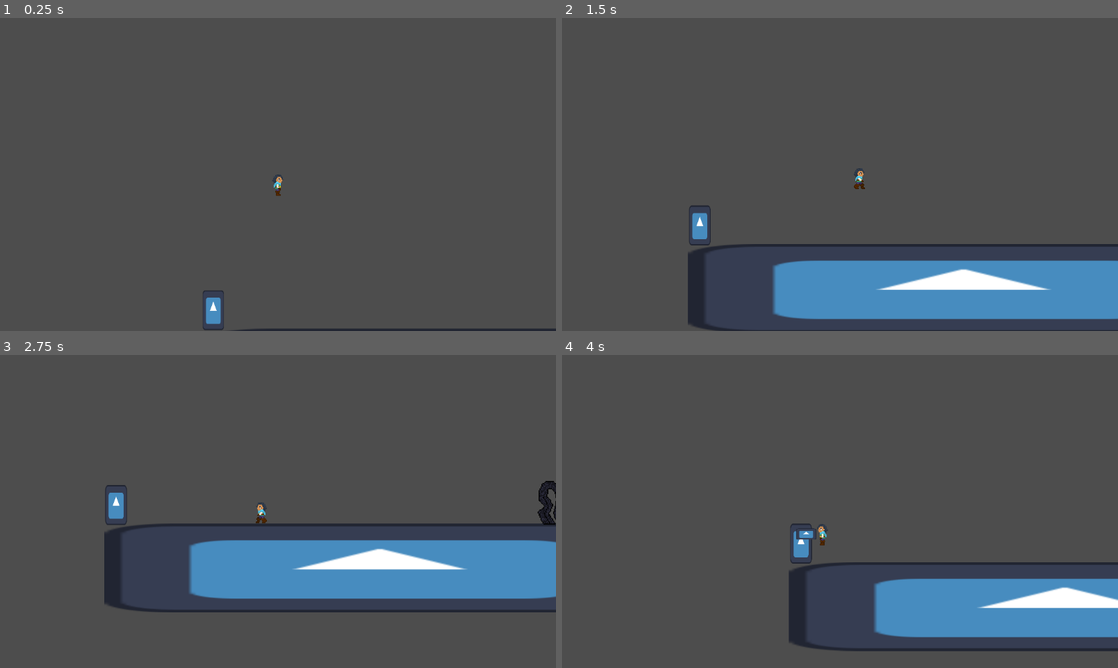
Above: before the commit, frames 1-4 (two rows, left to right).
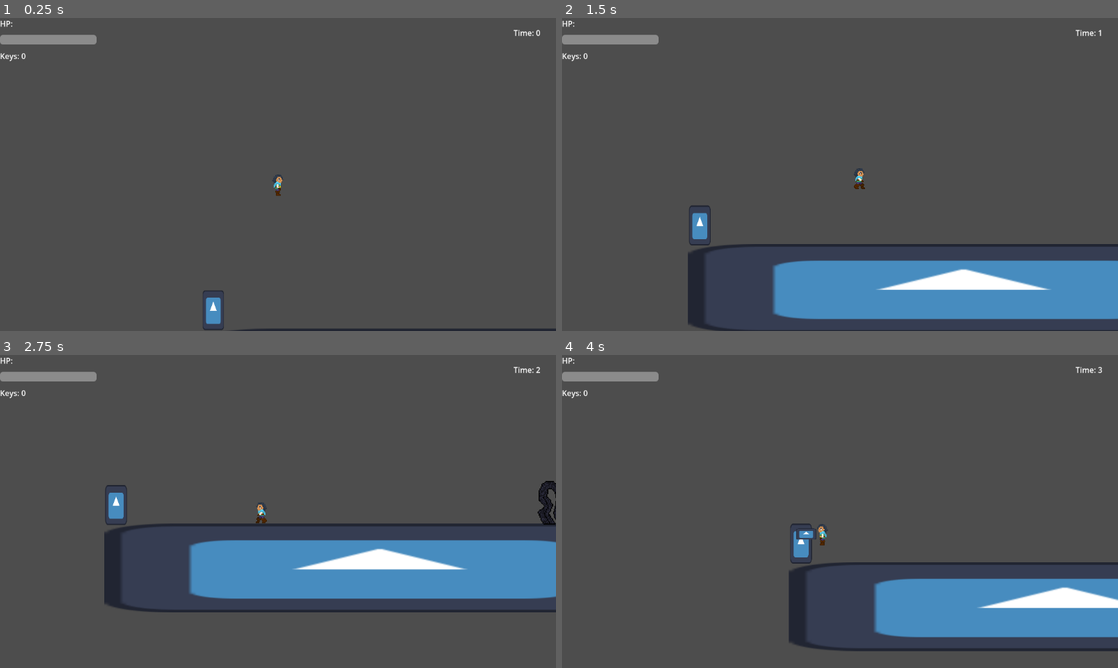
Above: after the commit, the same moments.

Repository: skullmbones/Comp-Graphics
Game: Godot game, scene res://testmain.tscn
Two runs of this game, one before a commit and one after it. Both use one fixed random seed, a clock stepped at 60 frames per second and the inputs below. The engine's default icon, where the game draws it, is replaced by a stand-in: a white triangle on a blue panel in a dark square.
Inputs (mouse positions are in pixels of both pictures, inside the frame that each line leads up to):
- Up to frame 1 (0.25 s): no input
- Up to frame 2 (1.5 s): move the mouse to (812, 237) at 0.52 s; hold D (move_right) from 0.53 s (still down); click (812, 237) at 0.6 s; tap Space (move_jump) at 0.77 s; move the mouse to (1006, 221) at 1.27 s; tap Shift (Sprint) at 1.35 s
- Up to frame 3 (2.75 s): tap Space (move_jump) at 1.52 s; move the mouse to (111, 464) at 2.02 s; release D (move_right) at 2.03 s; hold A (move_left) from 2.03 s (still down); click (111, 464) at 2.1 s
- Up to frame 4 (4 s): keep holding A (move_left); move the mouse to (867, 511) at 2.77 s; tap Shift (Sprint) at 2.85 s; tap Space (move_jump) at 3.02, 3.77 s; move the mouse to (756, 433) at 3.52 s; click (756, 433) at 3.6 s

The runs differ from the first frame. In frame 1, 0.7% of the frame differs, in the area x 0-98%, y 0-14%; in frame 2, 0.6%; in frame 3, 0.7%; in frame 4, 0.7%.

Commit message:
adds basic hud

Diff:
--- a/goal.gd
+++ b/goal.gd
@@ -1,13 +1,9 @@
 extends Area2D
-var collected = false
 
 func _on_body_entered(body: Node2D) -> void:
-	if body.is_in_group("player") and collected:
-		win()
-
+	if body.is_in_group("player"):
+		var hud = get_tree().get_first_node_in_group("hud")
+		if hud and hud.use_key(1):
+			win()
 func win() -> void:
 	$"../GameOver".win()
-
-func _on_objective_body_entered(body: Node2D) -> void:
-	if body.is_in_group("player"):
-		collected = true
--- /dev/null
+++ b/hud.gd
@@ -0,0 +1,41 @@
+extends CanvasLayer
+
+@onready var hp_bar: ProgressBar = $LeftMargin/VBoxContainer/HPBar
+@onready var key_label: Label = $LeftMargin/VBoxContainer/KeyLabel
+@onready var timer_label: Label = $TimerLabel
+
+var max_hp := 10
+var current_hp := 10
+var keys := 0
+var time_elapsed := 0.0
+
+func _ready() -> void:
+	hp_bar.max_value = max_hp
+	hp_bar.value = current_hp
+	update_keys()
+	update_timer_text()
+
+func _process(delta: float) -> void:
+	time_elapsed += delta
+	update_timer_text()
+
+func update_hp(value: int) -> void:
+	current_hp = clamp(value, 0, max_hp)
+	hp_bar.value = current_hp
+
+func add_key(amount: int = 1) -> void:
+	keys += amount
+	update_keys()
+
+func use_key(amount: int = 1) -> bool:
+	if keys >= amount:
+		keys -= amount
+		update_keys()
+		return true
+	return false
+
+func update_keys() -> void:
+	key_label.text = "Keys: " + str(keys)
+
+func update_timer_text() -> void:
+	timer_label.text = "Time: " + str(int(time_elapsed))
--- /dev/null
+++ b/hud.tscn
@@ -0,0 +1,410 @@
+[gd_scene format=3 uid="uid://by0pgf5073s4x"]
+
+[ext_resource type="Script" uid="uid://c1ihhwi7hpvil" path="res://goal.gd" id="1_knjrn"]
+[ext_resource type="Texture2D" uid="uid://duj6cri6cpv1w" path="res://icon.svg" id="2_6r4q7"]
+[ext_resource type="PackedScene" uid="uid://c88voq5qyiykq" path="res://player.tscn" id="3_eotx5"]
+[ext_resource type="Script" uid="uid://yih7hoexa30w" path="res://enemy.gd" id="4_cnvys"]
+[ext_resource type="Texture2D" uid="uid://extiqhkws2y1" path="res://Assets/Upside Downer/UDstandright.png" id="5_l8qew"]
+[ext_resource type="Texture2D" uid="uid://bk25f0pqsqpyl" path="res://Assets/Upside Downer/Kill/UDkill1.png" id="6_abvfo"]
+[ext_resource type="Texture2D" uid="uid://b870h7nowlcbm" path="res://Assets/Upside Downer/Kill/UDkill2.png" id="7_qog5c"]
+[ext_resource type="Texture2D" uid="uid://br0bswqx2n1u3" path="res://Assets/Upside Downer/Kill/UDkill3.png" id="8_5fukr"]
+[ext_resource type="Texture2D" uid="uid://dlw4efjpis4jw" path="res://Assets/Upside Downer/Kill/UDkill4.png" id="9_axost"]
+[ext_resource type="Texture2D" uid="uid://dy1663mocwr0k" path="res://Assets/Upside Downer/Kill/UDkill5.png" id="10_ieqwt"]
+[ext_resource type="Texture2D" uid="uid://b2myccedk4iq" path="res://Assets/Upside Downer/Kill/UDkill6.png" id="11_rp0xh"]
+[ext_resource type="Texture2D" uid="uid://ds5a477081mpj" path="res://Assets/Upside Downer/Kill/UDkill7.png" id="12_2phg1"]
+[ext_resource type="Texture2D" uid="uid://bqyux3xyhwlq3" path="res://Assets/Upside Downer/Kill/UDkill8.png" id="13_c5dp8"]
+[ext_resource type="Texture2D" uid="uid://cxeufbvj2ehy3" path="res://Assets/Upside Downer/Kill/UDkill9.png" id="14_on5p8"]
+[ext_resource type="Texture2D" uid="uid://bxp6a6xg2ghft" path="res://Assets/Upside Downer/Kill/UDkill10.png" id="15_crv2b"]
+[ext_resource type="Texture2D" uid="uid://bprewiplubqpf" path="res://Assets/Upside Downer/Kill/UDkill11.png" id="16_gki81"]
+[ext_resource type="Texture2D" uid="uid://dkudrvgs1aqdo" path="res://Assets/Upside Downer/Kill/UDkill12.png" id="17_fx1yf"]
+[ext_resource type="Texture2D" uid="uid://nslehpknlo1w" path="res://Assets/Upside Downer/Kill/UDkill13.png" id="18_2sb2s"]
+[ext_resource type="Texture2D" uid="uid://cbemeewlupale" path="res://Assets/Upside Downer/Kill/UDkill14.png" id="19_2wt5i"]
+[ext_resource type="Texture2D" uid="uid://mccas1sm16u2" path="res://Assets/Upside Downer/Kill/UDkill15.png" id="20_qoatb"]
+[ext_resource type="Texture2D" uid="uid://cf1dbvxl6of10" path="res://Assets/Upside Downer/Kill/UDkill16.png" id="21_nopnl"]
+[ext_resource type="Texture2D" uid="uid://bbgnhc3l8ym1t" path="res://Assets/Upside Downer/Kill/UDkill17.png" id="22_notb1"]
+[ext_resource type="Texture2D" uid="uid://bsakspeam4w6d" path="res://Assets/Upside Downer/Kill/UDkill18.png" id="23_esitc"]
+[ext_resource type="Texture2D" uid="uid://c8thikpovpx1v" path="res://Assets/Upside Downer/Kill/UDkill19.png" id="24_4foq8"]
+[ext_resource type="Texture2D" uid="uid://c4vkut3wiyhbj" path="res://Assets/Upside Downer/Kill/UDkill20.png" id="25_10yip"]
+[ext_resource type="Texture2D" uid="uid://1xvqygixgrj5" path="res://Assets/Upside Downer/Kill/UDkill21.png" id="26_4txrg"]
+[ext_resource type="Texture2D" uid="uid://dtat3ly5trfll" path="res://Assets/Upside Downer/Kill/UDkill22.png" id="27_m81a1"]
+[ext_resource type="Texture2D" uid="uid://dr8g4qrbt3amd" path="res://Assets/Upside Downer/Kill/UDkill23.png" id="28_timck"]
+[ext_resource type="Texture2D" uid="uid://defm4g6ww2rc3" path="res://Assets/Upside Downer/Kill/UDkill24.png" id="29_v73bu"]
+[ext_resource type="Texture2D" uid="uid://buvr0nnb3j010" path="res://Assets/Upside Downer/Kill/UDkill25.png" id="30_74qv5"]
+[ext_resource type="Texture2D" uid="uid://dvu0xjmvm5soi" path="res://Assets/Upside Downer/Kill/UDkill26.png" id="31_j1b45"]
+[ext_resource type="Texture2D" uid="uid://dqv87851cdo41" path="res://Assets/Upside Downer/Kill/UDkill27.png" id="32_lqtd3"]
+[ext_resource type="Texture2D" uid="uid://hsjwvxh3v1hg" path="res://Assets/Upside Downer/Kill/UDkill28.png" id="33_vriku"]
+[ext_resource type="Texture2D" uid="uid://bqupir78kg0it" path="res://Assets/Upside Downer/Kill/UDkill29.png" id="34_q0g2u"]
+[ext_resource type="Texture2D" uid="uid://bdonwo1d6a6s7" path="res://Assets/Upside Downer/Kill/UDkill30.png" id="35_ygni4"]
+[ext_resource type="Texture2D" uid="uid://cy1ylif2d6mbk" path="res://Assets/Upside Downer/Walk/UDwalk1.png" id="36_1hniu"]
+[ext_resource type="Texture2D" uid="uid://cf0a4nwkx3mso" path="res://Assets/Upside Downer/Walk/UDwalk2.png" id="37_4e8e1"]
+[ext_resource type="Texture2D" uid="uid://b0mjuxw0p611d" path="res://Assets/Upside Downer/Walk/UDwalk3.png" id="38_euypk"]
+[ext_resource type="Texture2D" uid="uid://djq77vxlafoc7" path="res://Assets/Upside Downer/Walk/UDwalk4.png" id="39_cqfai"]
+[ext_resource type="Texture2D" uid="uid://c24evo4k2nul0" path="res://Assets/Upside Downer/Walk/UDwalk5.png" id="40_puooo"]
+[ext_resource type="Texture2D" uid="uid://dqiecppawwvdd" path="res://Assets/Upside Downer/Walk/UDwalk6.png" id="41_mjpsh"]
+[ext_resource type="Texture2D" uid="uid://2shuemgnchbk" path="res://Assets/Upside Downer/Walk/UDwalk7.png" id="42_rhxf2"]
+[ext_resource type="Texture2D" uid="uid://3hsg2lujjmsx" path="res://Assets/Upside Downer/Walk/UDwalk8.png" id="43_5std7"]
+[ext_resource type="Texture2D" uid="uid://dn6cxm1h6yu58" path="res://Assets/Upside Downer/Walk/UDwalk9.png" id="44_gxvmo"]
+[ext_resource type="Texture2D" uid="uid://b33c67cox7a7y" path="res://Assets/Upside Downer/Walk/UDwalk10.png" id="45_j6vgy"]
+[ext_resource type="Texture2D" uid="uid://ytbspa8e7pfn" path="res://Assets/Upside Downer/Walk/UDwalk11.png" id="46_p2kxa"]
+[ext_resource type="Texture2D" uid="uid://smfyc4fl3o83" path="res://Assets/Upside Downer/Walk/UDwalk12.png" id="47_oxgdt"]
+[ext_resource type="Texture2D" uid="uid://ci3lygkb1yk7r" path="res://Assets/Upside Downer/Walk/UDwalk13.png" id="48_4y3li"]
+[ext_resource type="Texture2D" uid="uid://cnxyjy878ku74" path="res://Assets/Upside Downer/Walk/UDwalk14.png" id="49_uh34m"]
+[ext_resource type="Texture2D" uid="uid://bxy4noixo1vle" path="res://Assets/Upside Downer/Walk/UDwalk15.png" id="50_jl8rg"]
+[ext_resource type="Texture2D" uid="uid://c7y8comln0muf" path="res://Assets/Upside Downer/Walk/UDwalk16.png" id="51_afciy"]
+[ext_resource type="Texture2D" uid="uid://soxoqxvphed2" path="res://Assets/Upside Downer/Walk/UDwalk17.png" id="52_okk5o"]
+[ext_resource type="Texture2D" uid="uid://byxmuji3k6rh8" path="res://Assets/Upside Downer/Walk/UDwalk18.png" id="53_g2msr"]
+[ext_resource type="Texture2D" uid="uid://cx1xp46egraj0" path="res://Assets/Upside Downer/Walk/UDwalk19.png" id="54_3bimt"]
+[ext_resource type="Texture2D" uid="uid://dw5p737u1jqvy" path="res://Assets/Upside Downer/Walk/UDwalk20.png" id="55_dpi25"]
+[ext_resource type="Texture2D" uid="uid://d2c8ln33w3qsx" path="res://Assets/Upside Downer/Walk/UDwalk21.png" id="56_lv0y8"]
+[ext_resource type="Texture2D" uid="uid://csn7dnj1u3vbb" path="res://Assets/Upside Downer/Walk/UDwalk22.png" id="57_xe4og"]
+[ext_resource type="Texture2D" uid="uid://hl8k8fwc0l3v" path="res://Assets/Upside Downer/Walk/UDwalk23.png" id="58_vx5pq"]
+[ext_resource type="Texture2D" uid="uid://c32k7cjfjpucy" path="res://Assets/Upside Downer/Walk/UDwalk24.png" id="59_hu63h"]
+[ext_resource type="Script" uid="uid://ce1yc6jmq6qwy" path="res://game_over.gd" id="60_c5wbr"]
+[ext_resource type="Script" uid="uid://bcf7lu6hrf85n" path="res://objective.gd" id="61_dtb60"]
+[ext_resource type="Script" uid="uid://cv5bb3aos8vu7" path="res://hud.gd" id="62_o6ci7"]
+
+[sub_resource type="RectangleShape2D" id="RectangleShape2D_ylfqa"]
+size = Vector2(30.120878, 23.699532)
+
+[sub_resource type="RectangleShape2D" id="RectangleShape2D_lc8tu"]
+size = Vector2(284.17633, 20)
+
+[sub_resource type="CapsuleShape2D" id="CapsuleShape2D_e4sdq"]
+
+[sub_resource type="CircleShape2D" id="CircleShape2D_e4sdq"]
+
+[sub_resource type="SpriteFrames" id="SpriteFrames_0tqa5"]
+animations = [{
+"frames": [{
+"duration": 1.0,
+"texture": ExtResource("5_l8qew")
+}],
+"loop": true,
+"name": &"default",
+"speed": 5.0
+}, {
+"frames": [{
+"duration": 1.0,
+"texture": ExtResource("6_abvfo")
+}, {
+"duration": 1.0,
+"texture": ExtResource("7_qog5c")
+}, {
+"duration": 1.0,
+"texture": ExtResource("8_5fukr")
+}, {
+"duration": 1.0,
+"texture": ExtResource("9_axost")
+}, {
+"duration": 1.0,
+"texture": ExtResource("10_ieqwt")
+}, {
+"duration": 1.0,
+"texture": ExtResource("11_rp0xh")
+}, {
+"duration": 1.0,
+"texture": ExtResource("12_2phg1")
+}, {
+"duration": 1.0,
+"texture": ExtResource("13_c5dp8")
+}, {
+"duration": 1.0,
+"texture": ExtResource("14_on5p8")
+}, {
+"duration": 1.0,
+"texture": ExtResource("15_crv2b")
+}, {
+"duration": 1.0,
+"texture": ExtResource("16_gki81")
+}, {
+"duration": 1.0,
+"texture": ExtResource("17_fx1yf")
+}, {
+"duration": 1.0,
+"texture": ExtResource("18_2sb2s")
+}, {
+"duration": 1.0,
+"texture": ExtResource("19_2wt5i")
+}, {
+"duration": 1.0,
+"texture": ExtResource("20_qoatb")
+}, {
+"duration": 1.0,
+"texture": ExtResource("21_nopnl")
+}, {
+"duration": 1.0,
+"texture": ExtResource("22_notb1")
+}, {
+"duration": 1.0,
+"texture": ExtResource("23_esitc")
+}, {
+"duration": 1.0,
+"texture": ExtResource("24_4foq8")
+}, {
+"duration": 1.0,
+"texture": ExtResource("25_10yip")
+}, {
+"duration": 1.0,
+"texture": ExtResource("26_4txrg")
+}, {
+"duration": 1.0,
+"texture": ExtResource("27_m81a1")
+}, {
+"duration": 1.0,
+"texture": ExtResource("28_timck")
+}, {
+"duration": 1.0,
+"texture": ExtResource("29_v73bu")
+}, {
+"duration": 1.0,
+"texture": ExtResource("30_74qv5")
+}, {
+"duration": 1.0,
+"texture": ExtResource("31_j1b45")
+}, {
+"duration": 1.0,
+"texture": ExtResource("32_lqtd3")
+}, {
+"duration": 1.0,
+"texture": ExtResource("33_vriku")
+}, {
+"duration": 1.0,
+"texture": ExtResource("34_q0g2u")
+}, {
+"duration": 1.0,
+"texture": ExtResource("35_ygni4")
+}],
+"loop": true,
+"name": &"kill",
+"speed": 10.0
+}, {
+"frames": [{
+"duration": 1.0,
+"texture": ExtResource("36_1hniu")
+}, {
+"duration": 1.0,
+"texture": ExtResource("37_4e8e1")
+}, {
+"duration": 1.0,
+"texture": ExtResource("38_euypk")
+}, {
+"duration": 1.0,
+"texture": ExtResource("39_cqfai")
+}, {
+"duration": 1.0,
+"texture": ExtResource("40_puooo")
+}, {
+"duration": 1.0,
+"texture": ExtResource("41_mjpsh")
+}, {
+"duration": 1.0,
+"texture": ExtResource("42_rhxf2")
+}, {
+"duration": 1.0,
+"texture": ExtResource("43_5std7")
+}, {
+"duration": 1.0,
+"texture": ExtResource("44_gxvmo")
+}, {
+"duration": 1.0,
+"texture": ExtResource("45_j6vgy")
+}, {
+"duration": 1.0,
+"texture": ExtResource("46_p2kxa")
+}, {
+"duration": 1.0,
+"texture": ExtResource("47_oxgdt")
+}, {
+"duration": 1.0,
+"texture": ExtResource("48_4y3li")
+}, {
+"duration": 1.0,
+"texture": ExtResource("49_uh34m")
+}, {
+"duration": 1.0,
+"texture": ExtResource("50_jl8rg")
+}, {
+"duration": 1.0,
+"texture": ExtResource("51_afciy")
+}, {
+"duration": 1.0,
+"texture": ExtResource("52_okk5o")
+}, {
+"duration": 1.0,
+"texture": ExtResource("53_g2msr")
+}, {
+"duration": 1.0,
+"texture": ExtResource("54_3bimt")
+}, {
+"duration": 1.0,
+"texture": ExtResource("55_dpi25")
+}, {
+"duration": 1.0,
+"texture": ExtResource("56_lv0y8")
+}, {
+"duration": 1.0,
+"texture": ExtResource("57_xe4og")
+}, {
+"duration": 1.0,
+"texture": ExtResource("58_vx5pq")
+}, {
+"duration": 1.0,
+"texture": ExtResource("59_hu63h")
+}],
+"loop": true,
+"name": &"walk",
+"speed": 10.0
+}]
+
+[sub_resource type="RectangleShape2D" id="RectangleShape2D_e4sdq"]
+
+[sub_resource type="RectangleShape2D" id="RectangleShape2D_0brfu"]
+size = Vector2(128.02515, 126.87622)
+
+[node name="Node2D" type="Node2D" unique_id=1182927875 groups=["player"]]
+scale = Vector2(1.3418899, 3.0657997)
+
+[node name="Goal" type="Area2D" parent="." unique_id=550403086]
+script = ExtResource("1_knjrn")
+
+[node name="Sprite2D" type="Sprite2D" parent="Goal" unique_id=1833029832]
+position = Vector2(23.846966, 132.65616)
+scale = Vector2(0.26129743, 0.2105018)
+texture = ExtResource("2_6r4q7")
+
+[node name="CollisionShape2D" type="CollisionShape2D" parent="Goal" unique_id=1674056398]
+position = Vector2(23.690884, 131.55753)
+shape = SubResource("RectangleShape2D_ylfqa")
+
+[node name="Player" parent="." unique_id=2117267111 groups=["player"] instance=ExtResource("3_eotx5")]
+position = Vector2(123.706116, 37.184425)
+scale = Vector2(2.0702717, 1)
+
+[node name="Area2D" type="StaticBody2D" parent="." unique_id=117612440]
+
+[node name="CollisionShape2D" type="CollisionShape2D" parent="Area2D" unique_id=2001653828]
+modulate = Color(0, 0, 0, 1)
+position = Vector2(429.9907, 174.83203)
+scale = Vector2(3.0000005, 3)
+shape = SubResource("RectangleShape2D_lc8tu")
+
+[node name="Sprite2D" type="Sprite2D" parent="Area2D" unique_id=42229886]
+position = Vector2(431.10843, 175.15822)
+scale = Vector2(6.654561, 0.46888262)
+texture = ExtResource("2_6r4q7")
+
+[node name="enemy" type="CharacterBody2D" parent="." unique_id=1536292073 groups=["Enemies"]]
+position = Vector2(680.3837, 83.17569)
+script = ExtResource("4_cnvys")
+
+[node name="CollisionShape2D" type="CollisionShape2D" parent="enemy" unique_id=1386002991]
+shape = SubResource("CapsuleShape2D_e4sdq")
+
+[node name="ground" type="RayCast2D" parent="enemy" unique_id=2118076192]
+target_position = Vector2(16, 32)
+
+[node name="wall" type="RayCast2D" parent="enemy" unique_id=1634965508]
+target_position = Vector2(16, 0)
+
+[node name="vision" type="Area2D" parent="enemy" unique_id=1317572102]
+
+[node name="CollisionShape2D" type="CollisionShape2D" parent="enemy/vision" unique_id=1488507017]
+scale = Vector2(14, 1)
+shape = SubResource("CircleShape2D_e4sdq")
+debug_color = Color(0.3866088, 0.4454574, 0.2274054, 0.41960785)
+
+[node name="AnimatedSprite2D" type="AnimatedSprite2D" parent="enemy" unique_id=2069117506]
+texture_filter = 1
+scale = Vector2(1.4728231, 0.6632048)
+sprite_frames = SubResource("SpriteFrames_0tqa5")
+
+[node name="Hitbox" type="Area2D" parent="enemy" unique_id=1124123421]
+collision_layer = 2
+collision_mask = 2
+
+[node name="CollisionShape2D" type="CollisionShape2D" parent="enemy/Hitbox" unique_id=1142046492]
+light_mask = 2
+visibility_layer = 2
+scale = Vector2(2.3655074, 1.5898846)
+shape = SubResource("RectangleShape2D_e4sdq")
+
+[node name="GameOver" type="CanvasLayer" parent="." unique_id=287233086]
+process_mode = 3
+script = ExtResource("60_c5wbr")
+
+[node name="Panel" type="Panel" parent="GameOver" unique_id=393088570]
+offset_right = 1155.0
+offset_bottom = 645.0
+
+[node name="Label" type="Label" parent="GameOver" unique_id=206177265]
+offset_left = 28.0
+offset_top = 24.0
+offset_right = 1113.0
+offset_bottom = 297.0
+theme_override_font_sizes/font_size = 100
+text = "Game Over"
+horizontal_alignment = 1
+vertical_alignment = 1
+
+[node name="Retry" type="Button" parent="GameOver" unique_id=352240430]
+offset_left = 509.0
+offset_top = 354.0
+offset_right = 647.0
+offset_bottom = 447.0
+text = "Retry"
+
+[node name="Quit" type="Button" parent="GameOver" unique_id=1569496845]
+offset_left = 509.0
+offset_top = 483.0
+offset_right = 647.0
+offset_bottom = 576.0
+text = "Quit"
+
+[node name="Objective" type="Area2D" parent="." unique_id=1315781418 groups=["objective"]]
+script = ExtResource("61_dtb60")
+
+[node name="Sprite2D" type="Sprite2D" parent="Objective" unique_id=1637795723]
+position = Vector2(824.2109, 134.05963)
+scale = Vector2(0.14552242, 0.061700284)
+texture = ExtResource("2_6r4q7")
+
+[node name="CollisionShape2D" type="CollisionShape2D" parent="Objective" unique_id=872788706]
+position = Vector2(824.5834, 134.05965)
+scale = Vector2(0.14552246, 0.06170029)
+shape = SubResource("RectangleShape2D_0brfu")
+
+[node name="HUD" type="CanvasLayer" parent="." unique_id=1454347668]
+script = ExtResource("62_o6ci7")
+
+[node name="Left Margin" type="MarginContainer" parent="HUD" unique_id=931600726]
+offset_right = 40.0
+offset_bottom = 40.0
+
+[node name="VBoxContainer" type="VBoxContainer" parent="HUD/Left Margin" unique_id=1914727262]
+layout_mode = 2
+
+[node name="HP" type="Label" parent="HUD/Left Margin/VBoxContainer" unique_id=1774584304]
+layout_mode = 2
+
+[node name="HPBar" type="ProgressBar" parent="HUD/Left Margin/VBoxContainer" unique_id=131498967]
+layout_mode = 2
+max_value = 10.0
+value = 10.0
+
+[node name="key label" type="Label" parent="HUD/Left Margin/VBoxContainer" unique_id=25658536]
+layout_mode = 2
+text = "Keys: 0"
+
+[node name="TimerLabel" type="Label" parent="HUD" unique_id=1907119273]
+custom_minimum_size = Vector2(-20, 20)
+offset_right = 40.0
+offset_bottom = 23.0
+text = "Time: 0"
+horizontal_alignment = 2
+
+[connection signal="body_entered" from="Goal" to="Goal" method="_on_body_entered"]
+[connection signal="area_entered" from="enemy/Hitbox" to="enemy" method="_on_hitbox_area_entered"]
+[connection signal="pressed" from="GameOver/Retry" to="GameOver" method="_on_retry_pressed"]
+[connection signal="pressed" from="GameOver/Quit" to="GameOver" method="_on_quit_pressed"]
+[connection signal="body_entered" from="Objective" to="Goal" method="_on_objective_body_entered"]
+[connection signal="body_entered" from="Objective" to="Objective" method="_on_body_entered"]
--- a/objective.gd
+++ b/objective.gd
@@ -2,5 +2,7 @@
 
 func _on_body_entered(body: Node2D) -> void:
 	if body.is_in_group("player"):
-		emit_signal("collected")
+		var hud = get_tree().get_first_node_in_group("hud")
+		if hud:
+			hud.add_key(1)
 		queue_free()
--- a/testmain.tscn
+++ b/testmain.tscn
@@ -61,6 +61,7 @@
 [ext_resource type="Script" uid="uid://ce1yc6jmq6qwy" path="res://game_over.gd" id="59_d443u"]
 [ext_resource type="Script" uid="uid://bcf7lu6hrf85n" path="res://objective.gd" id="60_fgn3h"]
 [ext_resource type="Script" uid="uid://c1ihhwi7hpvil" path="res://goal.gd" id="61_0brfu"]
+[ext_resource type="Script" uid="uid://cv5bb3aos8vu7" path="res://hud.gd" id="62_ylfqa"]
 
 [sub_resource type="RectangleShape2D" id="RectangleShape2D_ylfqa"]
 size = Vector2(30.120878, 23.699532)
@@ -372,9 +373,44 @@
 scale = Vector2(0.14552246, 0.06170029)
 shape = SubResource("RectangleShape2D_0brfu")
 
+[node name="HUD" type="CanvasLayer" parent="." unique_id=1454347668 groups=["hud"]]
+script = ExtResource("62_ylfqa")
+
+[node name="LeftMargin" type="MarginContainer" parent="HUD" unique_id=931600726]
+offset_right = 40.0
+offset_bottom = 40.0
+
+[node name="VBoxContainer" type="VBoxContainer" parent="HUD/LeftMargin" unique_id=1914727262]
+layout_mode = 2
+theme_override_constants/separation = 12
+
+[node name="HP" type="Label" parent="HUD/LeftMargin/VBoxContainer" unique_id=1774584304]
+layout_mode = 2
+text = "HP:"
+
+[node name="HPBar" type="ProgressBar" parent="HUD/LeftMargin/VBoxContainer" unique_id=131498967]
+custom_minimum_size = Vector2(200, 20)
+layout_mode = 2
+max_value = 10.0
+value = 10.0
+show_percentage = false
+
+[node name="KeyLabel" type="Label" parent="HUD/LeftMargin/VBoxContainer" unique_id=25658536]
+layout_mode = 2
+text = "Keys: 0"
+
+[node name="TimerLabel" type="Label" parent="HUD" unique_id=1907119273]
+custom_minimum_size = Vector2(-20, 20)
+offset_left = 1063.0
+offset_top = 19.0
+offset_right = 1120.0
+offset_bottom = 45.0
+text = "Time: 0"
+horizontal_alignment = 2
+
 [connection signal="body_entered" from="Goal" to="Goal" method="_on_body_entered"]
 [connection signal="area_entered" from="enemy/Hitbox" to="enemy" method="_on_hitbox_area_entered"]
 [connection signal="pressed" from="GameOver/Retry" to="GameOver" method="_on_retry_pressed"]
 [connection signal="pressed" from="GameOver/Quit" to="GameOver" method="_on_quit_pressed"]
+[connection signal="body_entered" from="Objective" to="Goal" method="_on_objective_body_entered"]
 [connection signal="body_entered" from="Objective" to="Objective" method="_on_body_entered"]
-[connection signal="body_entered" from="Objective" to="Goal" method="_on_objective_body_entered"]
Not shown, added: hud.gd.uid
